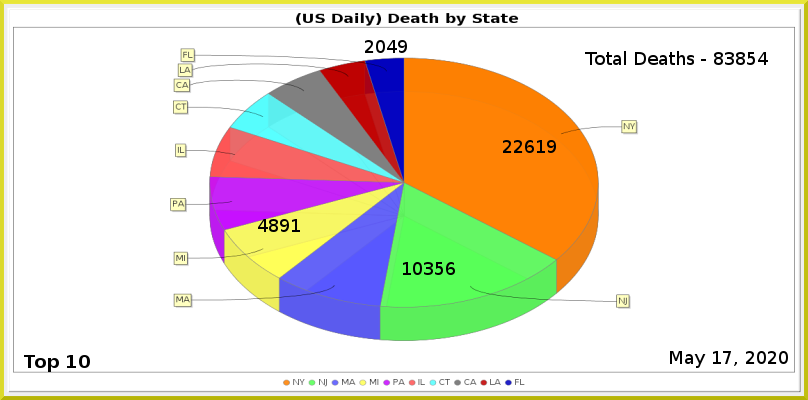
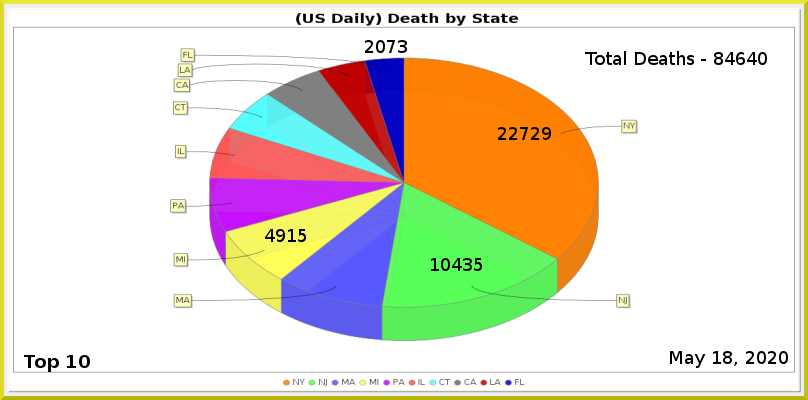
Layers edited between the first and the second 808px x 400px image:
painted on "Least" over [387, 40, 407, 53]
painted on "MI" over [258, 219, 306, 242]
painted on "NJ" over [403, 258, 482, 275]
painted on "NY" over [498, 127, 556, 153]
renamed "Total Deaths - 83854" to "Total Deaths - 84640", painted on it over [725, 52, 768, 65]
painted on "Current Date" over [723, 351, 732, 364]
painted on "Death_by_State.png" over [9, 9, 802, 392]
